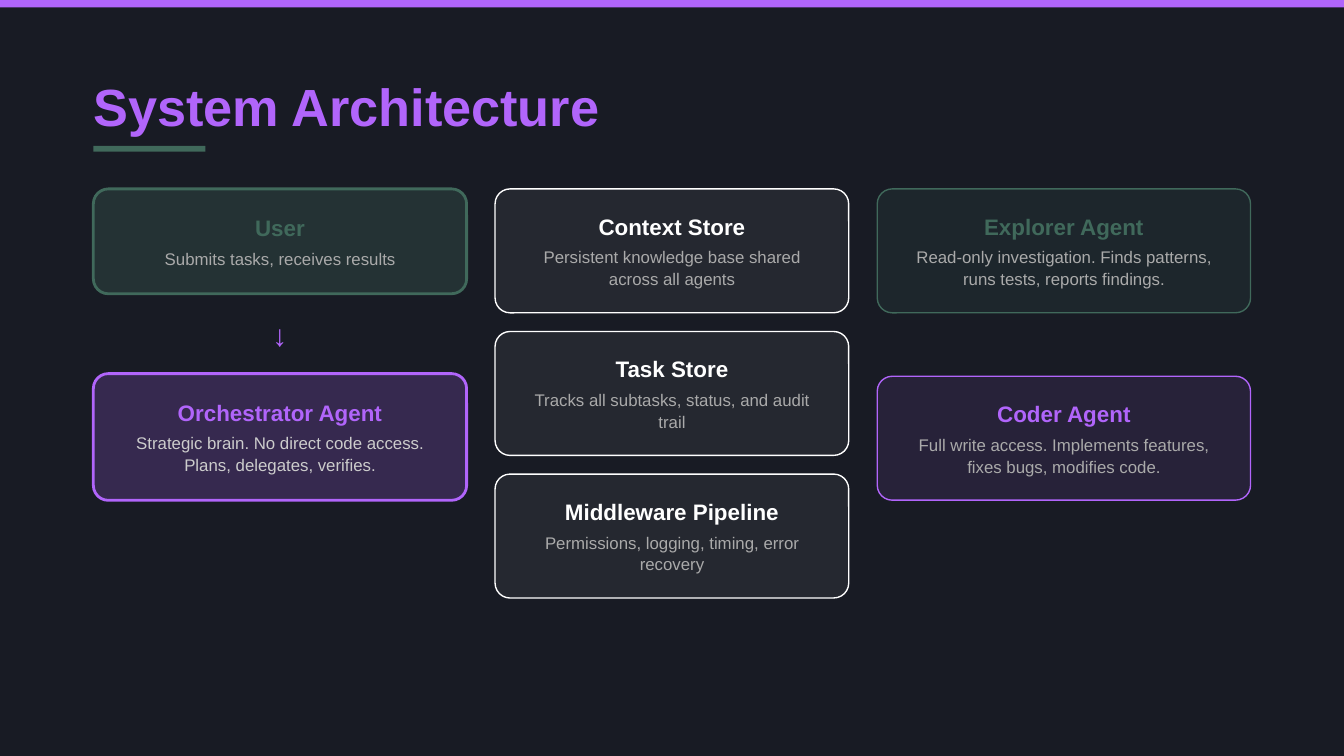
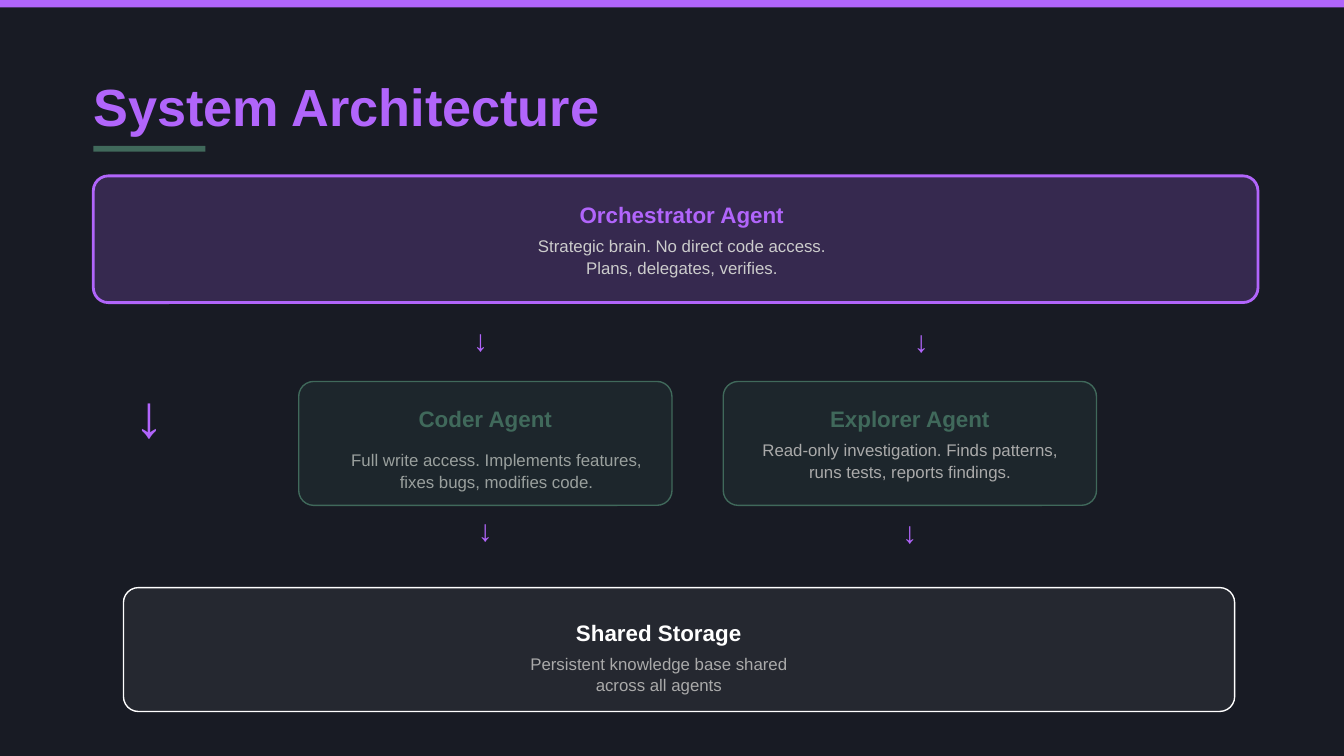
Before and after one commit to apssouza22/ai-code-assistent, a slide deck: slide 3 of ai-code-assistant-course.pptx. Drawn at 1344x756 pixels with LibreOffice and Linux fonts; fonts in the diff are those of the drawing. Boxes give left, top, right and bottom in pixels: in the first picture for what was removed or moved away, otherwise in the second. Text is boxed around its words. In the diff, an @@ line names an element or a change of style, - is before the commit and + after.

```diff
--- a/ai-code-assistant-course.pptx
+++ b/ai-code-assistant-course.pptx
@@ rounded rectangle: place and size @@
-rounded rectangle at (93,374,466,500)
+rounded rectangle at (93,176,1258,302)
@@ rounded rectangle removed at (93,190,466,294) @@
@@ text "Orchestrator Agent": place and size @@
-text "Orchestrator Agent" at (178,405,382,426)
+text "Orchestrator Agent" at (580,207,783,228)
@@ text removed at (255,221,305,236) @@
-User
@@ text "Strategic brain. No direct code ...": place and size @@
-text "Strategic brain. No direct code ..." at (136,437,424,475)
+text "Strategic brain. No direct code ..." at (538,240,826,278)
@@ text removed at (599,219,745,236) @@
-Context Store
@@ text removed at (165,253,395,267) @@
-Submits tasks, receives results
@@ text "↓" rewrapped from (90,316,470,351) to (402,321,559,374) @@
@@ text added at (843,323,1000,375), 16 pt, text #B165FB @@
+↓
@@ rounded rectangle removed at (495,332,848,456) @@
@@ text added at (71,378,228,469), 32 pt, text #B165FB @@
+↓
@@ rounded rectangle added at (298,382,672,505), fill #40695B at 15% opacity, outline #40695B 0.75 pt @@
@@ text removed at (616,360,728,378) @@
-Task Store
@@ rounded rectangle: place and size @@
-rounded rectangle at (878,190,1251,313)
+rounded rectangle at (723,382,1097,505)
@@ rounded rectangle removed at (878,376,1251,500) @@
@@ text "Coder Agent": place and size @@
-text "Coder Agent" at (997,405,1130,427)
+text "Coder Agent" at (419,411,552,432)
@@ text "Coder Agent" at (419,411,552,432): text colour #B165FB to #40695B @@
@@ text removed at (535,394,809,428) @@
-Tracks all subtasks, status, and audit trail
@@ text "Explorer Agent": place and size @@
-text "Explorer Agent" at (984,219,1143,240)
+text "Explorer Agent" at (830,411,989,432)
@@ text "Full write access. Implements features, ...": place and size @@
-text "Full write access. Implements features, ..." at (919,439,1209,477)
+text "Full write access. Implements features, ..." at (351,454,641,492)
@@ text "Read-only investigation. Finds patterns, runs ...": place and size @@
-text "Read-only investigation. Finds patterns, runs ..." at (916,251,1211,289)
+text "Read-only investigation. Finds patterns, runs ..." at (762,444,1057,482)
@@ rounded rectangle removed at (495,474,848,598) @@
@@ text removed at (565,503,779,525) @@
-Middleware Pipeline
@@ text added at (407,512,564,564), 16 pt, text #B165FB @@
+↓
@@ text removed at (545,537,799,574) @@
-Permissions, logging, timing, error recovery
@@ text added at (831,515,988,567), 16 pt, text #B165FB @@
+↓
@@ rounded rectangle: place and size @@
-rounded rectangle at (495,190,848,313)
+rounded rectangle at (124,587,1235,711)
@@ text added at (576,624,741,646), 12 pt, text #FFFFFF, bold @@
+Shared Storage
@@ text "Persistent knowledge base shared across ...": place and size @@
-text "Persistent knowledge base shared across ..." at (544,251,800,289)
+text "Persistent knowledge base shared across ..." at (530,658,787,695)
```
Also in this commit, not shown: 3 other slides changed, 1 slide removed, 4 other files.
